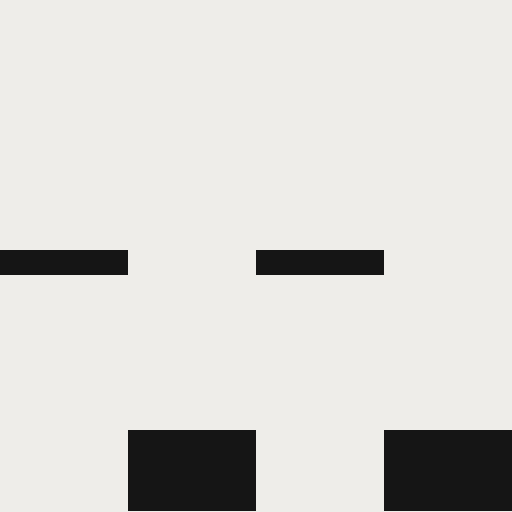
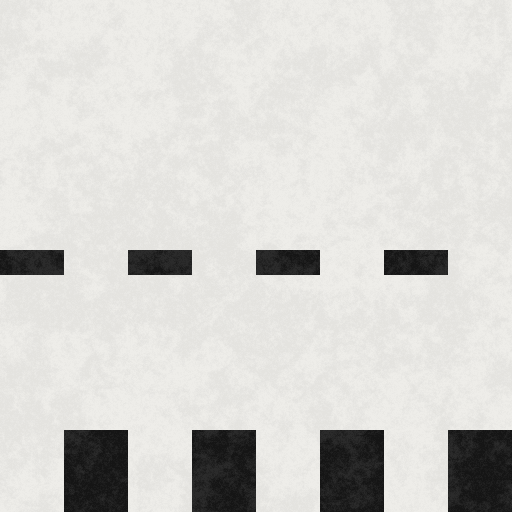
Layers edited between the first and the second 512×512 image:
showed "Warstwa", opacity 100% → 15% over [0, 0, 512, 512]
painted on "Warstwa #1" over [64, 250, 512, 512]
